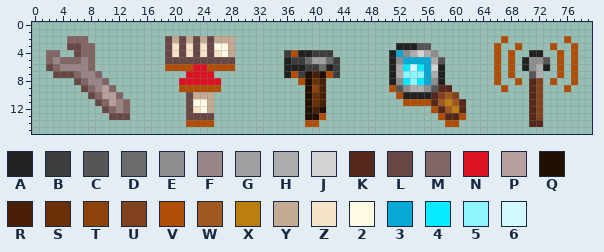
File history of a sprite sheet, BetterChests/assets/icons.png. The first picture shows the starting point.
The file is 80x16 pixels.
Palette (. is transparent): A #212121  B #3d3d3d  C #565656  D #6b6b6b  E #8e8e8e  F #998585  G #a0a0a0  H #adadad  J #d3d3d3  K #55281c  L #684847  M #826665  N #db1223  P #b79f9f  Q #210f02  R #492005  S #6b3007  T #8e4109  U #81411c  V #b14e05  W #a05720  X #bc7f0d  Y #c4a993  Z #f7e3c8  2 #fffae4  3 #04aad5  4 #07eaff  5 #8ef5ff  6 #d1fbff
Pixels before, first column x 2:
 2 ...MMM...........LYLYLYLYYY......................................V........V.
 3 ...LLMM..........LZLZLZL22Y.......................AAACC.........V..V....V..V
 4 MM..LMM..........LZLZLZLZ2Y.......BVAABBB........A3EHJHE........V.V..AA..V.V
 5 MFMMMFM..........LLLLLLLLLL.......ABBDGGDB.......AE3333HC.......V.V.AEEC.V.V
 6 LMFFFFM..........VVVVNNVVVV.......AAABBDAB.......AH4643JA.......V.V.AEHA.V.V
 7 .LLLMFFM............NNNN..........AVBQRQVB.......AH5553HA.......V.V..CH..V.V
 8 ....LMFFM..........NNNNNN...........VQSR.........AE4543EA.......V..V.KU.V..V
 9 .....LMFPM.........VVVVVV............QTR.........VCEHHECKK.......V...KU...V.
10 ......LMPPM.........LYYY.............QSR..........VAAAAKUWU..........KU.....
11 .......LMPFM........L22Y.............QSR...........VVVVKWXWK.........KU.....
12 ........LMFM........LZ2Y.............QRQ...............VKWXK.........KU.....
13 .........LLL........LLLL.............QQV................VKKV.........KU.....
14 ....................VVVV.............VV..................VV..........KK.....
New version:
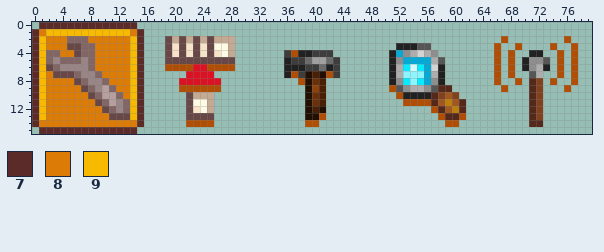
Colours new in this view: 7 #5b2b2a  8 #dc7b05  9 #f7ba00
Diff:
Changed rows in their new state; - is an unchanged pixel.
first column x 0:
 0 -77777777777777-
 1 7899999999999987
 2 79888---88888897
 3 79888----8888897
 4 79--88---8888897
 5 79-------8888897
 6 79-------8888897
 7 798-------888897
 8 798888-----88897
 9 7988888-----8897
10 79888888-----897
11 798888888-----97
12 7988888888----97
13 79888888888---97
14 7888888888888887
15 -77777777777777-
